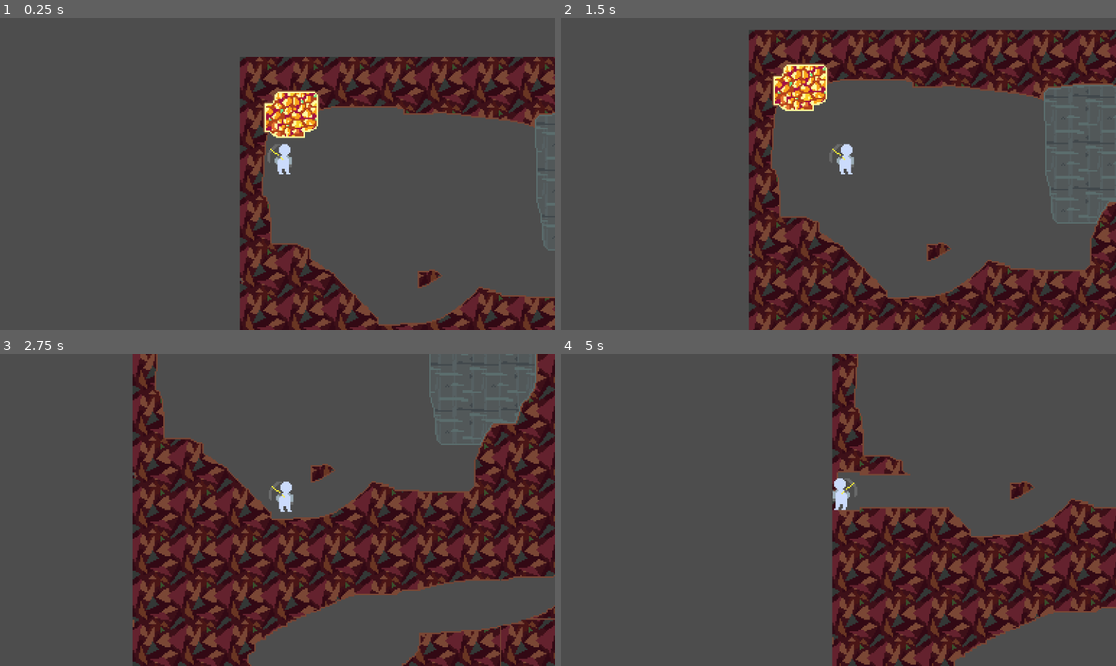
Above: before the commit, frames 1-4 (two rows, left to right).
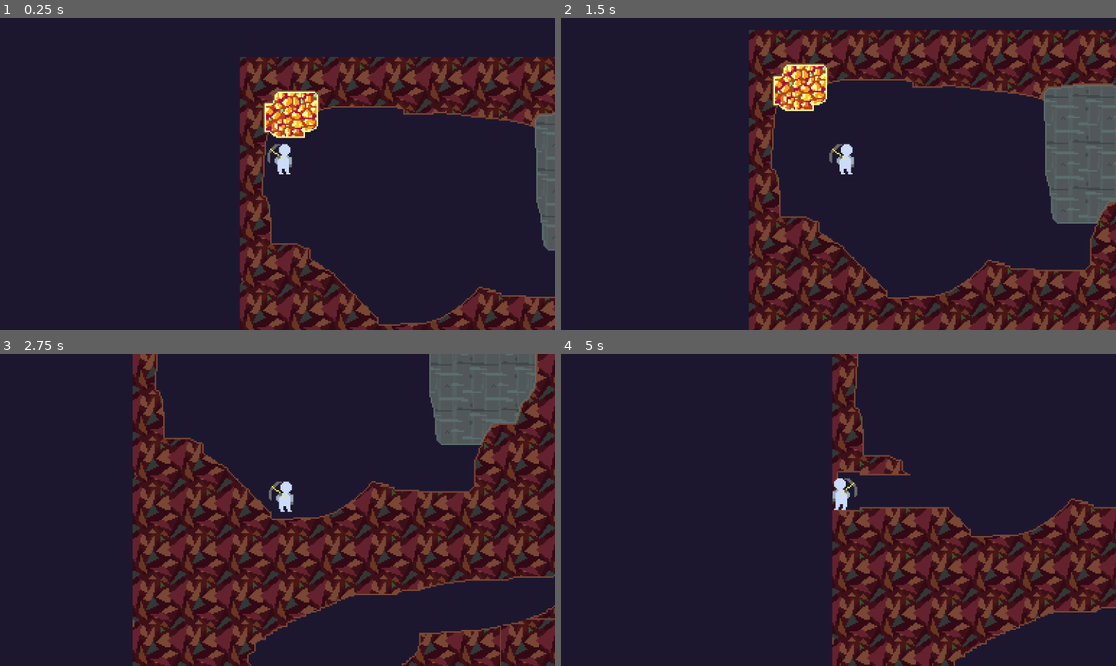
Above: after the commit, the same moments.

Repository: henriqueBD/core
Game: Godot game, scene res://scenes/game.tscn
Same seed, same stepped clock (60 frames per second), same inputs: the game is played once before the commit and once after it.
Inputs (mouse positions are in pixels of both pictures, inside the frame that each line leads up to):
- Up to frame 1 (0.25 s): no input
- Up to frame 2 (1.5 s): move the mouse to (960, 158) at 0.52 s; press the mouse at (960, 158) at 0.53 s; hold Right (ui_right) 0.53-1.28 s; tap Space (jump) at 0.77 s; tap Mouse wheel down (scroll_down) at 0.8, 1.35 s; move the mouse to (727, 189) at 1.27 s; release the mouse at (727, 189) at 1.28 s; hold Down (ui_down) from 1.28 s (still down); click (727, 189) at 1.42 s
- Up to frame 3 (2.75 s): tap Space (jump) at 1.52 s; tap Mouse wheel up (scroll_up) at 1.55, 2.1 s; move the mouse to (333, 441) at 2.02 s; release Down (ui_down) at 2.03 s; hold Right (ui_right) from 2.03 s (still down); hold Shift from 2.03 s (still down); click (333, 441) at 2.17 s
- Up to frame 4 (5 s): move the mouse to (810, 572) at 2.77 s; release Right (ui_right) at 2.78 s; release Shift at 2.78 s; hold Up (ui_up) 2.78-3.53 s; tap Shift at 2.85 s; click (810, 572) at 2.92 s; tap Space (jump) at 3.02, 3.77, 4.52 s; tap Alt at 3.05 s; move the mouse to (1005, 556) at 3.52 s; hold Alt 3.53-4.28 s; hold Left (ui_left) from 3.53 s (still down); click (1005, 556) at 3.8 s; tap T (editor_terraform) at 4.15 s; move the mouse to (672, 463) at 4.27 s; tap L (hit_pickaxe) at 4.35 s; click (672, 463) at 4.42 s; tap Mouse wheel down (scroll_down) at 4.55 s

The runs differ from the first frame. In frame 1, 78% of the frame differs, in the area x 0-100%, y 0-100%; in frame 2, 65%; in frame 3, 54%; in frame 4, 76%.

Commit message:
editor stuff

Diff:
--- a/project.godot
+++ b/project.godot
@@ -116,3 +116,4 @@
 [rendering]
 
 textures/canvas_textures/default_texture_filter=0
+environment/defaults/default_clear_color=Color(0.11099165, 0.08966593, 0.18481484, 1)
--- a/scripts/chunks.gd
+++ b/scripts/chunks.gd
@@ -71,6 +71,7 @@
 
 	add_child(newChunk)
 	chunksDict[load_coords] = newChunk
+	newChunk.owner = self
 
 	if entities == null: return
 	add_objects(newChunk, entities)
@@ -94,6 +95,9 @@
 func is_chunk_in_bounds(check: Vector2i) -> bool:
 	return FileAccess.file_exists(get_chunk_path(check))
 
+func is_chunk_loaded(world_point: Vector2) -> bool:
+	return chunksDict.has(world_to_chunk_key(world_point))
+
 func world_to_chunk_key(world_pos: Vector2) -> Vector2i:
 	return Vector2i(
 		int(world_pos.x / Global.CHUNK_SIDE),
@@ -139,6 +143,12 @@
 	return chunk_point.ray_cast_general(world_pos_start, world_pos_end)
 
 #endregion
+
+func is_tile_air(world_point: Vector2) -> bool:
+	var point_key: Vector2i = world_to_chunk_key(world_point)
+	if !chunksDict.has(point_key): return true
+	var chunk_to_check: chunk_tile = chunksDict[point_key]
+	return chunk_to_check._get_tilev(chunk_to_check.world_to_grid(world_point)) == 0
 
 func breakTiless(world_rect: Rect2) -> void:
 	var top_left: Vector2 = world_rect.position
--- a/scripts/player_editor.gd
+++ b/scripts/player_editor.gd
@@ -1,10 +1,10 @@
 class_name Editor
 extends CanvasItem
 
-@export var break_radius: int = 20
+static var break_radius: int = 20
 
 @onready var parent: Node2D = self.get_parent()
-@onready var chunk: chunk_mng = $"../../Chunk"
+static var chunk: chunk_mng
 
 enum EDITOR_STATE {
 	unreachable,
@@ -14,22 +14,22 @@
 	add_chunk,
 }
 
-var curr_update: EDITOR_STATE = EDITOR_STATE.place_obj
-var is_active: bool = false
+static var curr_update: EDITOR_STATE = EDITOR_STATE.place_obj
+static var is_active: bool = false
 const objs_path: String = "res://entities/"
 
 const num_tiles: int = 5
 
-var F_U: Area2D
-
-var curr_obj_index: int = 0
-var curr_obj: PackedScene
-var curr_obj_instance: Node2D
-
-var obj_name_list: Array[String]
-var obj_name_hash: Array[int]
-
-var cursor_position: Vector2
+static var F_U: Area2D
+
+static var curr_obj_index: int = 0
+static var curr_obj: PackedScene
+static var curr_obj_instance: Node2D
+
+static var obj_name_list: Array[String]
+static var obj_name_hash: Array[int]
+
+static var cursor_position: Vector2
 
 func _ready() -> void:
 	if OS.has_feature("editor"):
@@ -53,6 +53,7 @@
 		file_name = dir.get_next()
 	dir.list_dir_end()
 	print(obj_name_hash)
+	chunk = Global.chunks
 	chunk.id_to_name = id_to_name_tmp
 	chunk.late_ready()
 
@@ -86,7 +87,7 @@
 		EDITOR_STATE.delete_obj:
 			delete_object()
 		EDITOR_STATE.terraform:
-			terraform()
+			_terraform_game()
 		EDITOR_STATE.add_chunk:
 			add_chunk()
 
@@ -157,13 +158,23 @@
 
 ## TERRAFORM
 
-var curr_tile_index: int = 0
-var tile_hot_bar: Array[int] = [0, 1, 2, 3 ,4 ,5 ,6 ,7 ,8 ,9]
+static var curr_tile_index: int = 0
+static var tile_hot_bar: Array[int] = [0, 1, 2, 3 ,4 ,5 ,6 ,7 ,8 ,9]
 const hot_bar: Array[int] = [KEY_0, KEY_1, KEY_2, KEY_3, KEY_4, KEY_5, KEY_6, KEY_7, KEY_8, KEY_9]
 
-func terraform() -> void:
-	if Input.is_action_just_pressed("scroll_up"):
-		if Input.is_key_pressed(KEY_SHIFT):
+func _terraform_game() -> void:
+	terraform(
+		Input.is_action_just_pressed("scroll_up"),
+		Input.is_action_just_pressed("scroll_down"),
+		Input.is_key_pressed(KEY_SHIFT),
+		Input.is_action_pressed("place_object"),
+		cursor_position
+	)
+
+static func terraform(scroll_up: bool, scroll_down: bool, shift: bool,
+	mouse_hold: bool, cursor_pos: Vector2, b_radius: int = break_radius, chunk_m: chunk_mng = chunk) -> void:
+	if scroll_up:
+		if shift:
 			break_radius += 1
 			break_radius = min(255, break_radius)
 			print("Brush radius: " + str(break_radius))
@@ -172,8 +183,8 @@
 			if curr_tile_index == num_tiles:
 				curr_tile_index = 0
 			print("curr tile: " + chunk_tile.TILE_TYPE.keys()[curr_tile_index])
-	elif Input.is_action_just_pressed("scroll_down"):
-		if Input.is_key_pressed(KEY_SHIFT):
+	elif scroll_down:
+		if shift:
 			break_radius -= 1
 			break_radius = max(1, break_radius)
 			print("Brush radius: " + str(break_radius))
@@ -185,7 +196,7 @@
 
 	for key: int in range(9):
 		if Input.is_key_pressed(hot_bar[key]):
-			if Input.is_key_pressed(KEY_SHIFT):
+			if shift:
 				if tile_hot_bar[key] != curr_tile_index:
 					tile_hot_bar[key] = curr_tile_index
 					print(chunk_tile.TILE_TYPE.keys()[curr_tile_index] + " added to shortcut KEY" + str(key))
@@ -194,15 +205,15 @@
 					curr_tile_index = tile_hot_bar[key]
 					print("curr tile: " + chunk_tile.TILE_TYPE.keys()[curr_tile_index])
 
-	if Input.is_action_pressed("place_object"):
+	if mouse_hold:
 		if curr_tile_index < 0 or curr_tile_index >= num_tiles:
 			print("Invalid tile index: " + str(curr_tile_index))
 			return
-		var brush_size: Vector2 = Vector2(break_radius, break_radius)
+		var brush_size: Vector2 = Vector2(b_radius, b_radius)
 		if Input.is_key_pressed(KEY_ALT):
-			chunk.change_tiles(Rect2(cursor_position - brush_size / 2, brush_size), 0)
+			chunk_m.change_tiles(Rect2(cursor_pos - brush_size / 2, brush_size), 0)
 		else:
-			chunk.change_tiles(Rect2(cursor_position - brush_size / 2, brush_size), curr_tile_index)
+			chunk_m.change_tiles(Rect2(cursor_pos - brush_size / 2, brush_size), curr_tile_index)
 
 func terraform_render() -> void:
 	var icon_size: Vector2 = Vector2(break_radius, break_radius)
@@ -229,8 +240,3 @@
 		int_value = (int_value << 8) | hash_res[i]
 
 	return int_value
-
-func _draw() -> void:
-	match curr_update:
-		EDITOR_STATE.terraform:
-			terraform_render()
Not shown, changed: addons/map_editor/map_editor.gd
Binary file changed: chunks/0-0.dat
